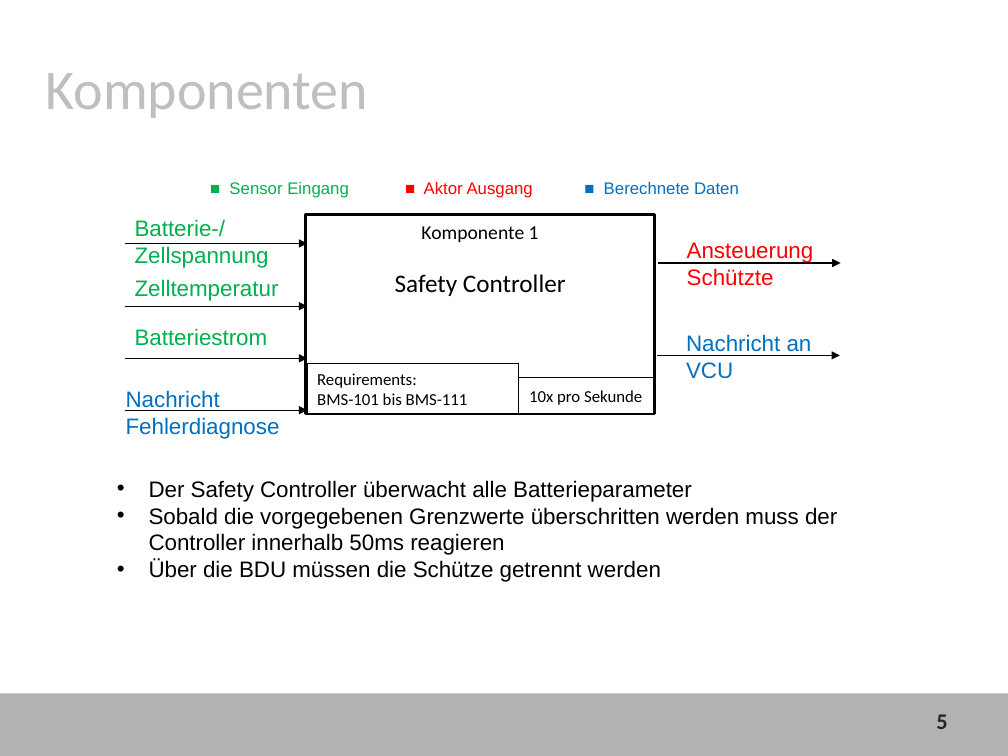
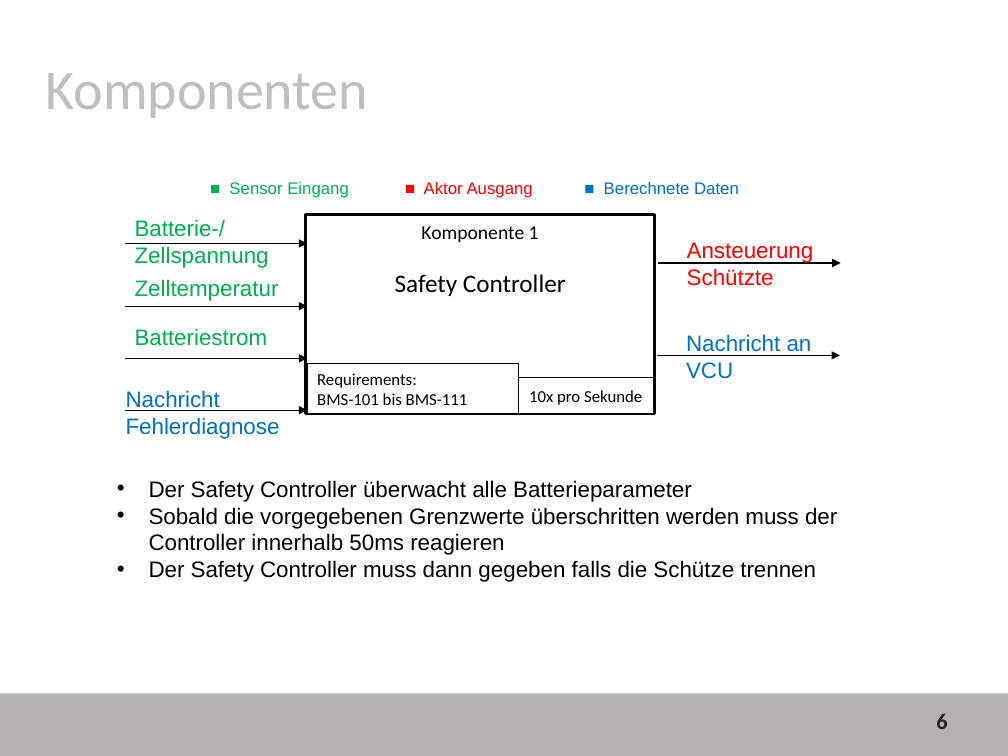
Before and after one commit to davju/bms_lab, a slide deck: slide 6 of BMS_Lab.pptx (slide 5 before the commit). Drawn at 1008x756 pixels with LibreOffice and Linux fonts; fonts in the diff are those of the drawing; background and template pictures are left out. Boxes give left, top, right and bottom in pixels: in the first picture for what was removed or moved away, otherwise in the second. Text is boxed around its words. In the diff, an @@ line names an element or a change of style, - is before the commit and + after.

```diff
--- a/BMS_Lab.pptx
+++ b/BMS_Lab.pptx
@@ text at (149,560,816,582): text changed @@
-• Über die BDU müssen die Schütze getrennt werden
+• Der Safety Controller muss dann gegeben falls die Schütze trennen
@@ page number at (936,714,947,729): text changed @@
-5
+6
```
Also in this commit, not shown: 3 other slides changed, 2 slides added.
